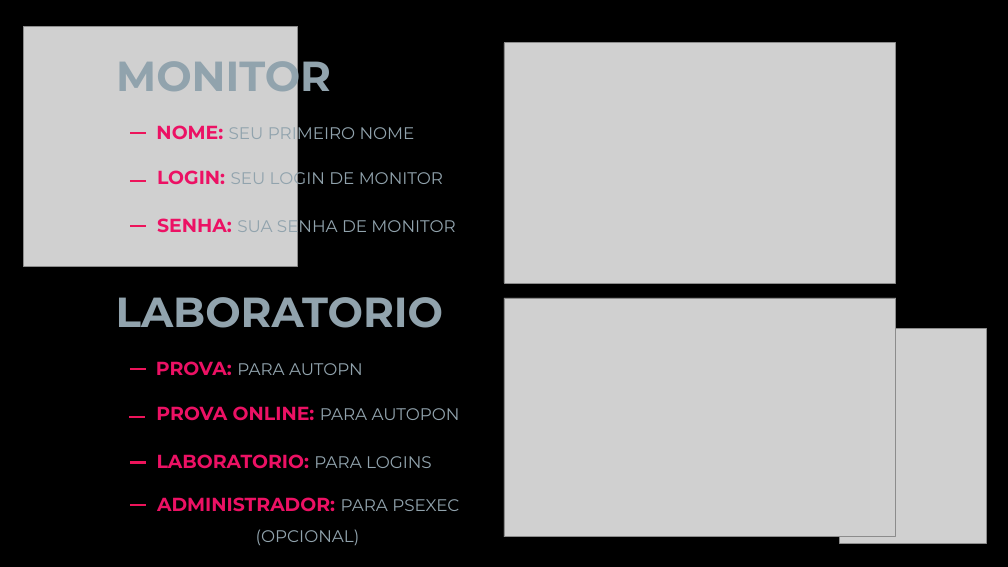
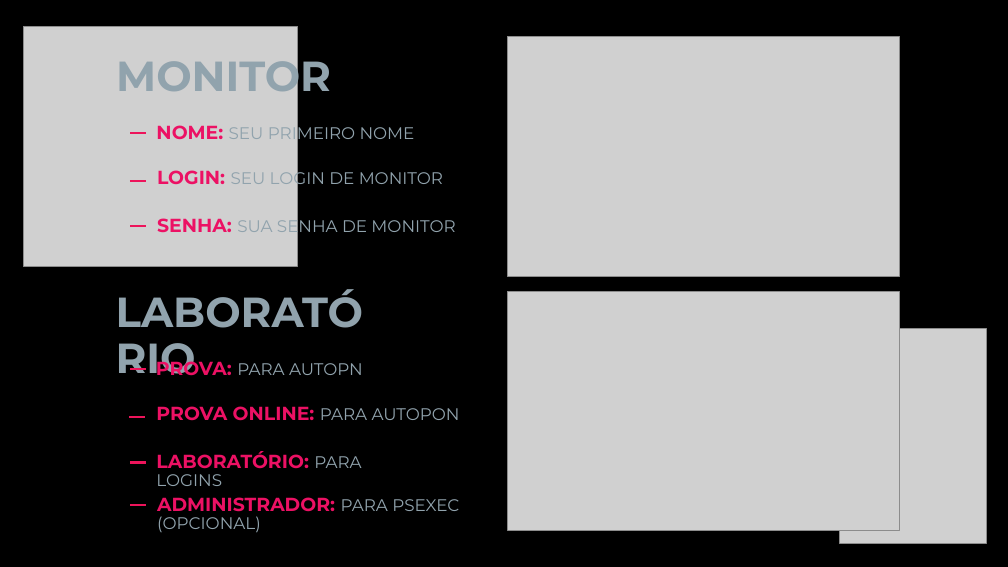
Before and after one commit to ryanbritodev/bats-fiap, a slide deck: slide 6 of ajuda/AutoLab.pptx (slide 4 before the commit). Drawn at 1008x567 pixels with LibreOffice and Linux fonts; fonts in the diff are those of the drawing; grey boxes stand for pictures; background and template pictures are left out. Boxes give left, top, right and bottom in pixels: in the first picture for what was removed or moved away, otherwise in the second. Text is boxed around its words. In the diff, an @@ line names an element or a change of style, - is before the commit and + after.

```diff
--- a/ajuda/AutoLab.pptx
+++ b/ajuda/AutoLab.pptx
@@ picture: place and size @@
-picture at [504,43,896,284]
+picture at [508,36,900,277]
@@ text at [116,297,444,328]: text changed @@
-LABORATORIO
+LABORATÓRIO
@@ picture: place and size @@
-picture at [504,298,896,537]
+picture at [508,292,900,531]
@@ text at [156,451,361,486]: text changed @@
-LABORATORIO: PARA LOGINS
+LABORATÓRIO: PARA LOGINS
@@ text at [157,497,459,533]: text changed; size 18 to 16 pt; text colour #EC1164 to #91A3AD; bold off @@
-ADMINISTRADOR: PARA PSEXEC
+ADMINISTRADOR: PARA PSEXEC (OPCIONAL)
@@ text removed at [256,529,360,545] @@
-(OPCIONAL)
```
Also in this commit, not shown: 2 other slides changed, 13 slides added, 3 slides removed.
